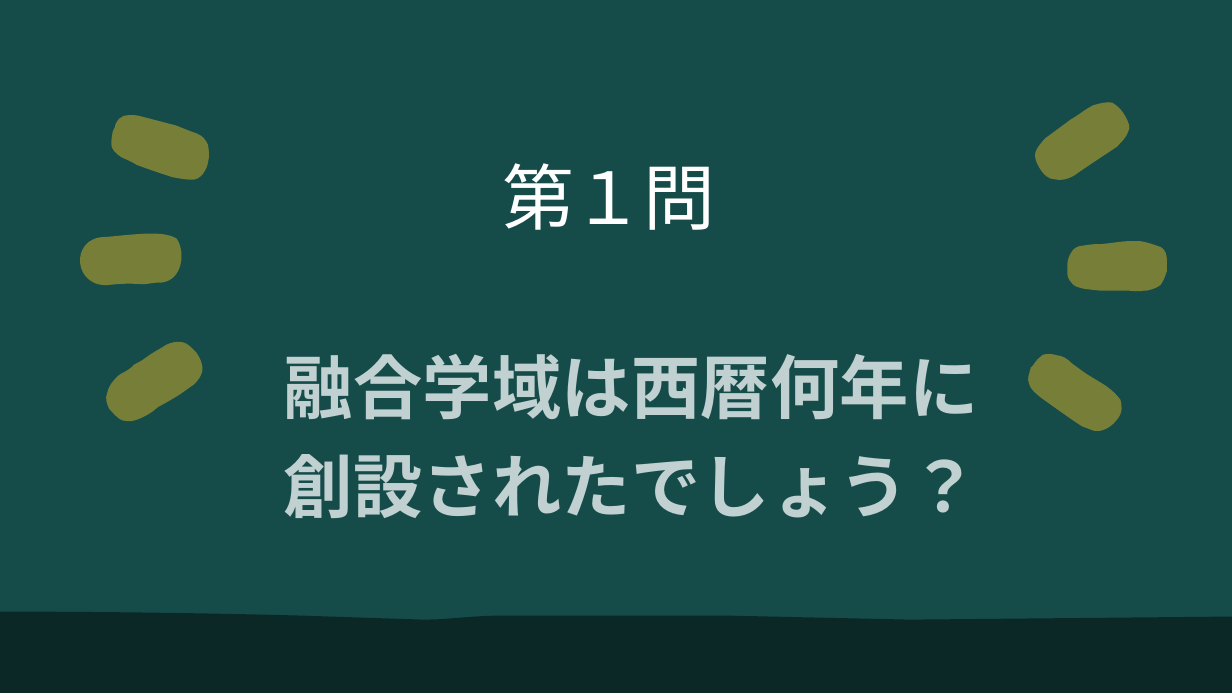
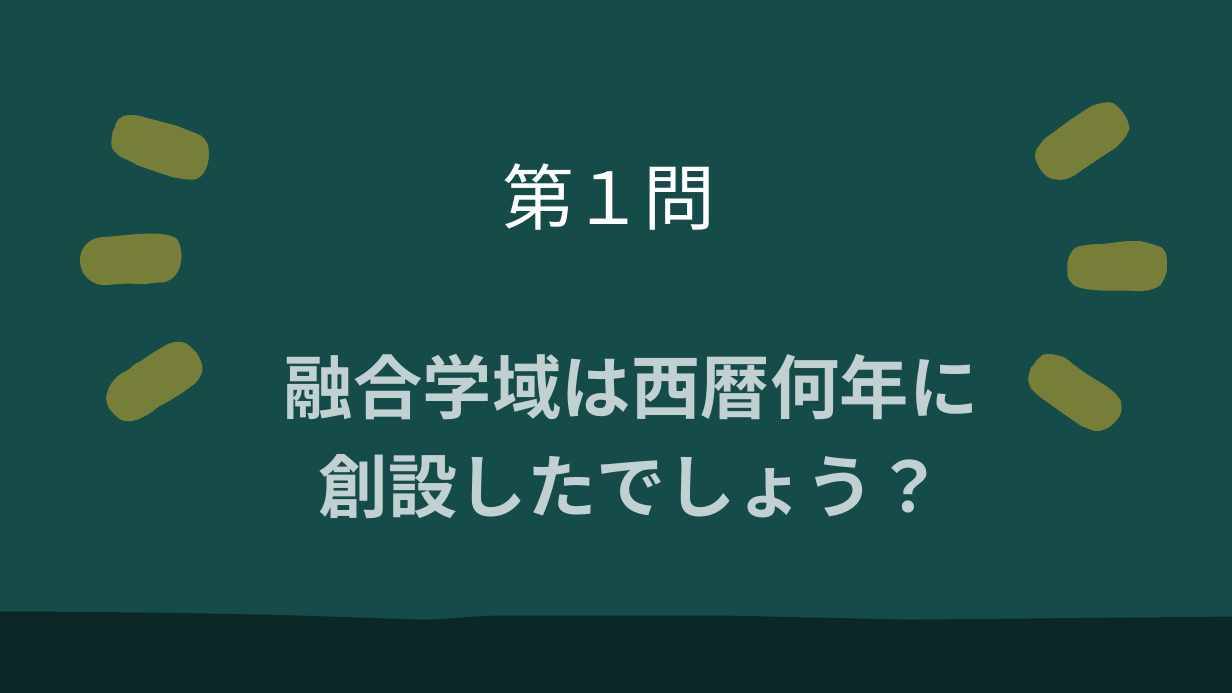
Before and after one commit to ogawa3427/utils, a slide deck: slide 2 of quiz/quiz.pptx. Drawn at 1232x693 pixels with LibreOffice and Linux fonts; fonts in the diff are those of the drawing. Boxes give left, top, right and bottom in pixels: in the first picture for what was removed or moved away, otherwise in the second. Text is boxed around its words. In the diff, an @@ line names an element or a change of style, - is before the commit and + after.

Commit message:
aaaa

```diff
--- a/quiz/quiz.pptx
+++ b/quiz/quiz.pptx
@@ text at box(284, 354, 979, 518): text changed @@
-融合学域は西暦何年に創設されたでしょう？
+融合学域は西暦何年に創設したでしょう？
```
